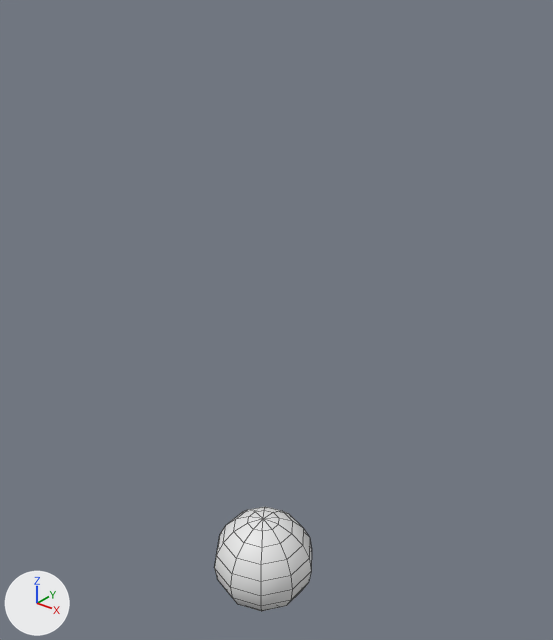
Renders of the Blender file Ray-Tracer/scenes/Basic.blend from each side of a commit.
Camera for both pictures: a 50 mm lens placed at (1.69, -2.03, 2.44), pointed at (-0.6, 0.84, 0.66). Lighting does not change. The marker at lower left points along +X, +Y and +Z. Mesh edges are drawn as thin lines.
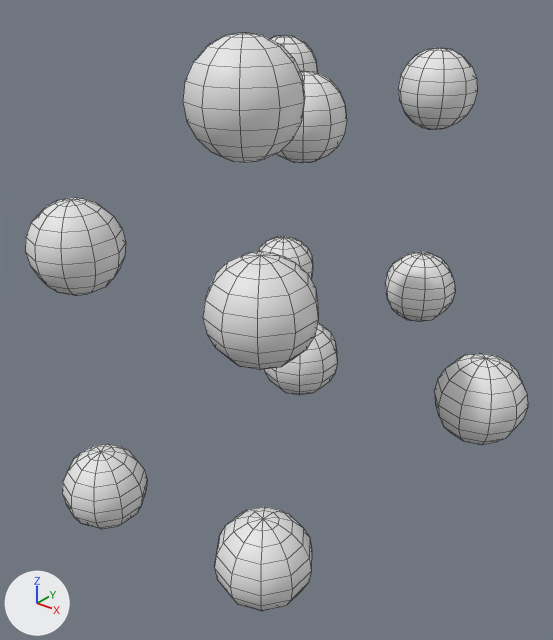
The newer file is also turned or shifted as a whole; pictures and numbers use the older file's frame.

Boxes (x1, y1, x2, y2) around the edits, measured in the pictures (553 x 640 px):
'Sphere.005', added
    after: (183, 32, 305, 163)
'Sphere.001', added
    after: (203, 251, 318, 370)
'Sphere.002', added
    after: (25, 198, 126, 296)
'Sphere.004', added
    after: (434, 353, 528, 445)
'Sphere.003', added
    after: (62, 444, 147, 529)
'Sphere.009', added
    after: (398, 48, 477, 130)
'Sphere.008', added
    after: (385, 252, 455, 322)
'Sphere.006', added
    after: (277, 71, 347, 163)
'Sphere.007', added
    after: (264, 323, 337, 395)
'Sphere.011', added
    after: (258, 236, 313, 279)
'Sphere.010', added
    after: (271, 35, 317, 73)

Patch to the scene script:
```diff
--- a/Ray-Tracer/scenes/Basic.blend.py
+++ b/Ray-Tracer/scenes/Basic.blend.py
@@ me_sphere_011 @@
+me_sphere_011.from_pydata(...)  # a UV sphere (10 segments, 10 rings, poles along z) spanning x -0.214..0.214, y -0.225..0.225, z -0.225..0.225
+me_sphere_011.polygons.foreach_set('use_smooth', [True] * 100)
@@ ob_sphere_011 @@
+ob_sphere_011 = bpy.data.objects.new('Sphere.011', me_sphere_011)
+ob_sphere_011.location = (-1.522, 2.075, 0.345)
@@ ob_sphere_010 @@
+ob_sphere_010 = bpy.data.objects.new('Sphere.010', me_sphere_011.copy())
+ob_sphere_010.location = (-1.522, 2.075, 1.713)
@@ ob_sphere_009 @@
+ob_sphere_009 = bpy.data.objects.new('Sphere.009', me_sphere_011.copy())
+ob_sphere_009.location = (-0.414, 2.075, 1.713)
@@ ob_sphere_008 @@
+ob_sphere_008 = bpy.data.objects.new('Sphere.008', me_sphere_011.copy())
+ob_sphere_008.location = (-0.414, 2.075, 0.486)
@@ ob_sphere_007 @@
+ob_sphere_007 = bpy.data.objects.new('Sphere.007', me_sphere_011.copy())
+ob_sphere_007.location = (-0.651, 1.126, 0.302)
@@ ob_sphere_006 @@
+ob_sphere_006 = bpy.data.objects.new('Sphere.006', me_sphere_011.copy())
+ob_sphere_006.location = (-0.651, 1.126, 1.669)
@@ ob_sphere_005 @@
+ob_sphere_005 = bpy.data.objects.new('Sphere.005', me_sphere_011.copy())
+ob_sphere_005.location = (-0.165, 0.117, 1.95)
@@ ob_sphere_004 @@
+ob_sphere_004 = bpy.data.objects.new('Sphere.004', me_sphere_011.copy())
+ob_sphere_004.location = (0.456, 1.126, 0.442)
@@ ob_sphere_003 @@
+ob_sphere_003 = bpy.data.objects.new('Sphere.003', me_sphere_011.copy())
+ob_sphere_003.location = (-1.108, 0.0, -0.169)
@@ ob_sphere_002 @@
+ob_sphere_002 = bpy.data.objects.new('Sphere.002', me_sphere_011.copy())
+ob_sphere_002.location = (-1.108, 0.0, 1.199)
@@ ob_sphere_001 @@
+ob_sphere_001 = bpy.data.objects.new('Sphere.001', me_sphere_011.copy())
+ob_sphere_001.location = (0.0, 0.0, 1.199)
```
